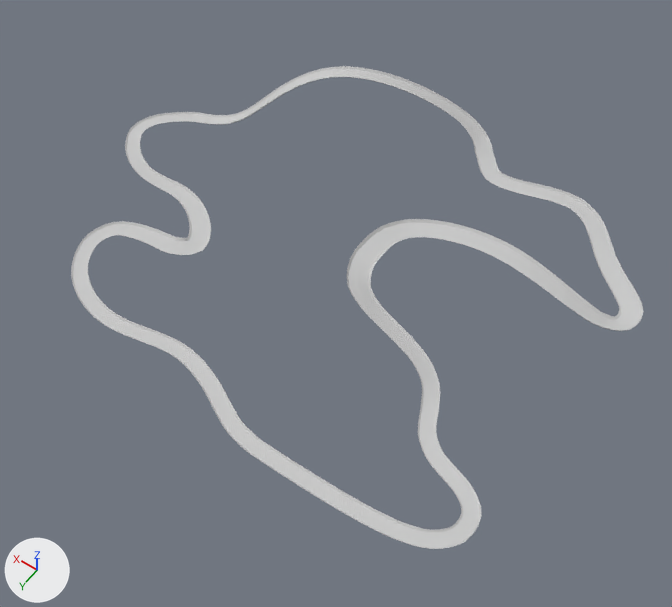
One commit to the FBX model Assets/Content/Tracks/Prototypes/0x001/0x001.FBX: the scene before it, then after it.
Camera for both pictures: a 50 mm lens placed at (-0.98, 1.28, 2.17), pointed at (0.03, -0.13, -0.04). Lighting does not change. The marker at lower left points along +X, +Y and +Z. Where no turn or scale is listed for an object, it has been applied to the vertices.

Names of what the first picture shows: 'Loft001', 'Object001'.
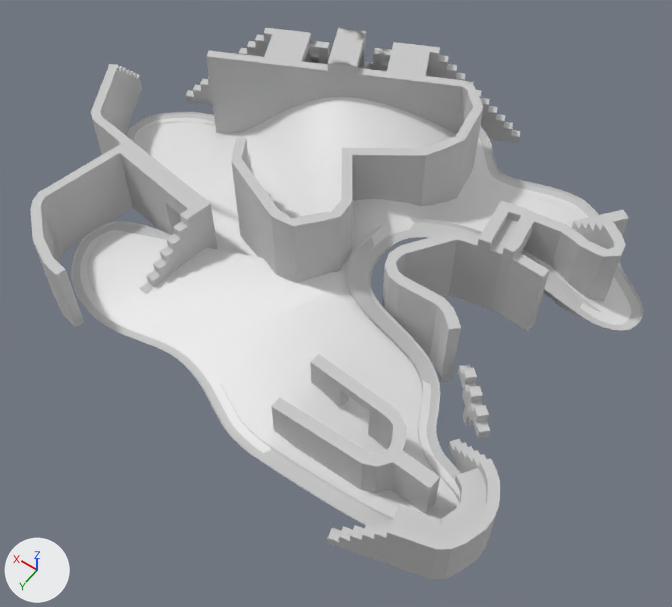
What differs and where, as boxes [x1, y1, x2, y2] in the pictures (672 x 607 px):
'TrackProfile', added: after [80, 97, 631, 519]
'Box005', added: after [186, 28, 520, 283]
'Box002', added: after [382, 201, 629, 382]
'Box006', added: after [30, 64, 217, 327]
'Box001', added: after [271, 354, 440, 514]
'Box003', added: after [328, 439, 500, 579]
'Box004', added: after [458, 364, 490, 438]

What the commit changed:
Mesh me_mesh_005 is new.
It has 350 vertices, 350 faces and spans x -0.175..0.163, y -0.378..0.057, z -0.06..0.12.
It uses material mat_02___default (its picture is missing).
Mesh me_mesh_006 is new.
It has 60 vertices, 58 faces and spans x -0.085..0.085, y -0.085..0.085, z 0.0..0.15.
It uses material mat_02___default (its picture is missing).
Mesh me_mesh_004 is new.
It has 870 vertices, 868 faces and spans x -0.404..0.133, y -0.691..0.068, z -0.054..0.228.
It uses material mat_02___default (its picture is missing).
Mesh me_mesh_003 is new.
It has 366 vertices, 366 faces and spans x -0.351..0.104, y -0.163..0.039, z -0.068..0.132.
It uses material mat_02___default (its picture is missing).
Mesh me_mesh_008 is new.
It has 1061 vertices, 1066 faces and spans x -0.671..0.11, y -0.176..0.742, z -0.03..0.21.
It uses material mat_02___default (its picture is missing).
Mesh me_mesh_1 is new.
It has 605 vertices, 603 faces and spans x -0.81..0.92, y -0.61..0.68, z -0.04..0.26.
Mesh me_mesh_007 is new.
It has 2596 vertices, 2637 faces and spans x -0.311..0.763, y -0.321..0.698, z 0.0..0.36.
It uses material mat_02___default (its picture is missing).
Object 'Box003' (ob_box003) is new; it shows me_mesh_005.
Its location is (-0.55, 0.44, 0.0).
Object 'Box004' (ob_box004) is new; it shows me_mesh_006.
Its location is (-0.504, -0.019, -0.06).
Object 'Box002' (ob_box002) is new; it shows me_mesh_004.
Its location is (-0.233, -0.145, 0.0).
Object 'Box001' (ob_box001) is new; it shows me_mesh_003.
Its location is (-0.216, 0.311, 0.0).
Object 'Box006' (ob_box006) is new; it shows me_mesh_008.
Its location is (1.093, -0.346, 0.0).
Object 'TrackProfile' (ob_trackprofile) is new; it shows me_mesh_1.
Its location is (0.085, -0.265, 0.0).
Object 'Box005' (ob_box005) is new; it shows me_mesh_007.
Its location is (0.213, -0.732, 0.0).
